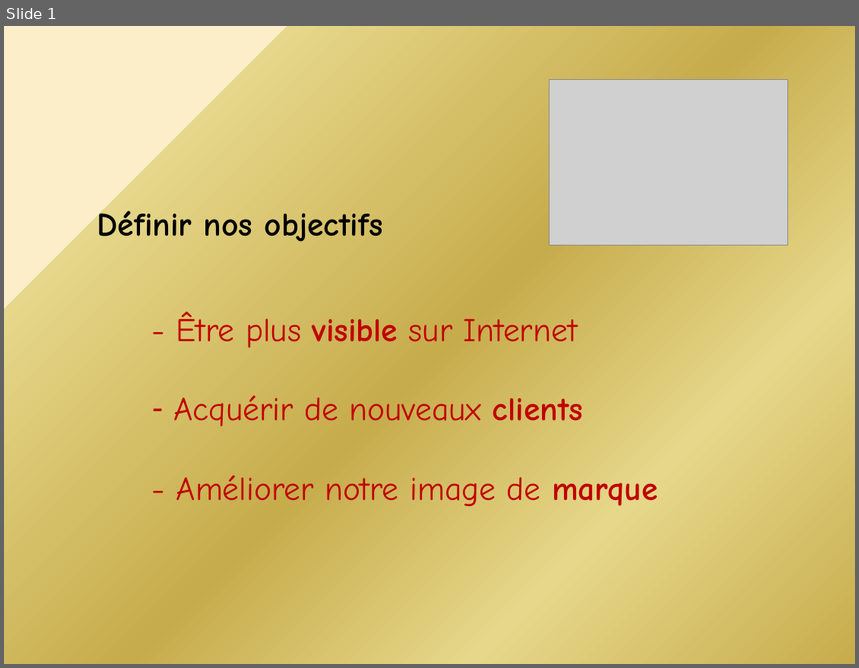
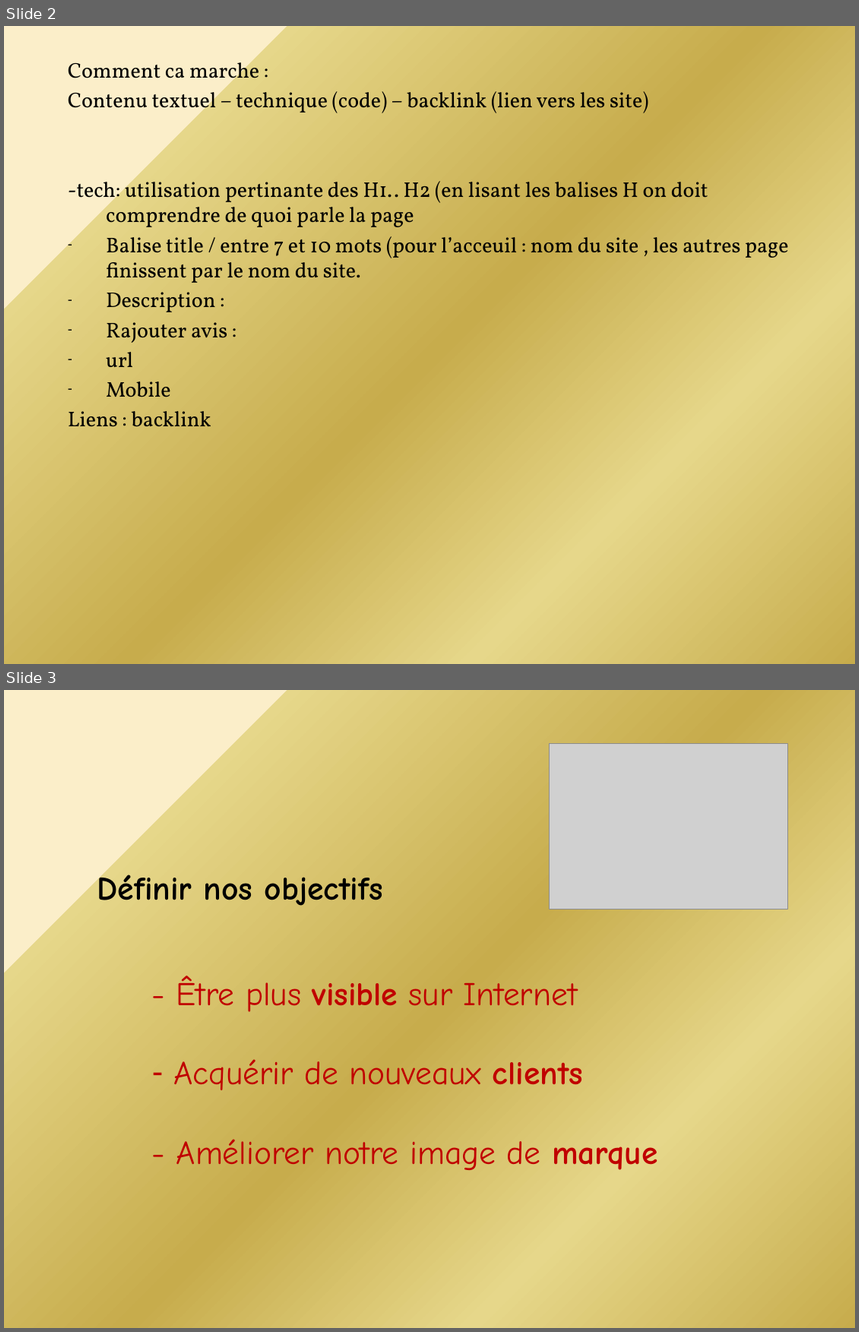
Before and after one commit to michelanton/michel_anton_405052021, a slide deck: P4/Présentation2.pptx. Shown one above the other, each under a label of ours: slide 1 before the commit, slides 2 and 3 after it. The pictures are 859x668 and 859x1332 pixels, drawn with LibreOffice and Linux fonts; fonts in the diff are those of the drawing; grey boxes stand for pictures. Boxes give left, top, right and bottom in pixels: in the first picture for what was removed or moved away, otherwise in the second. Text is boxed around its words. In the diff, an @@ line names an element or a change of style, - is before the commit and + after.

```diff
--- a/P4/Présentation2.pptx
+++ b/P4/Présentation2.pptx
@@ slide 2 added at (x1=4, y1=26, x2=855, y2=664), background gradient #FBEEC9 to #E6D78A to #C7AC4C to #E6DCAC @@
@@ text added at (x1=68, y1=57, x2=789, y2=427), 18 pt, text #000000 @@
+Comment ca marche :
+Contenu textuel – technique (code) – backlink (lien vers les site)
+-tech: utilisation pertinante des H1.. H2 (en lisant les balises H on doit comprendre de quoi parle la page
+– Balise title / entre 7 et 10 mots (pour l’acceuil : nom du site , les autres page finissent par le nom du site.
+– Description :
+– Rajouter avis :
+– url
+– Mobile
+Liens : backlink
@@ what was slide 1 is now slide 3 @@
```
Also in this commit, not shown: 6 slides changed, 2 other slides added, 1 slide removed, 2 other files.
